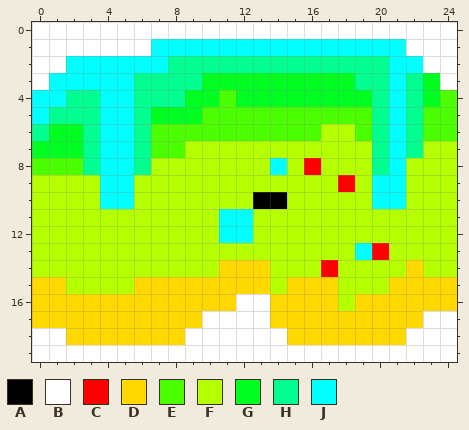
Two versions of one pixel-art sprite, Assets/Scripts/Common/Map Generator/NREM Stage 2.png. The first picture shows the starting point.
The file is 25x20 pixels.
Palette (. is transparent): A #000000  B #ffffff  C #ff0000  D #ffd800  E #4cff00  F #b6ff00  G #00ff21  H #00ff90  J #00ffff
Pixels before, first column x 0:
 0 BBBBBBBBBBBBBBBBBBBBBBBBB
 1 BBBBBBBJJJJJJJJJJJJJJJBBB
 2 BBJJJJJJHHHHHHHHHHHHHJJBB
 3 BJJJJJHHHHGGGGGGGGGHHJHGB
 4 JJHHJJHHHGGEGGGGGGGGHJHGE
 5 JHHHJJHGGGEEEEEEEEEEHJHEE
 6 HGGHJJHEEEEEEEEEEFFEHJHEE
 7 GGGHJJHEEFFFFFFFFFFFHJHFF
 8 EEEHJJHFFFFFFFJFCFFFHJFFF
 9 FFFFJJFFFFFFFFFFFFCFJJFFF
10 FFFFJJFFFFFFFAAFFFFFJJFFF
11 FFFFFFFFFFFJJFFFFFFFFFFFF
12 FFFFFFFFFFFJJFFFFFFFFFFFF
13 FFFFFFFFFFFFFFFFFFFJCFFFF
14 FFFFFFFFFFFDDDFFFCFFFFDFF
15 DDFFFFDDDDDDDDFDDDFFFDDDD
16 DDDDDDDDDDDDBBDDDDFDDDDDD
17 DDDDDDDDDDBBBBDDDDDDDDDBB
18 BBDDDDDDDBBBBBBDDDDDDDBBB
19 BBBBBBBBBBBBBBBBBBBBBBBBB
After:
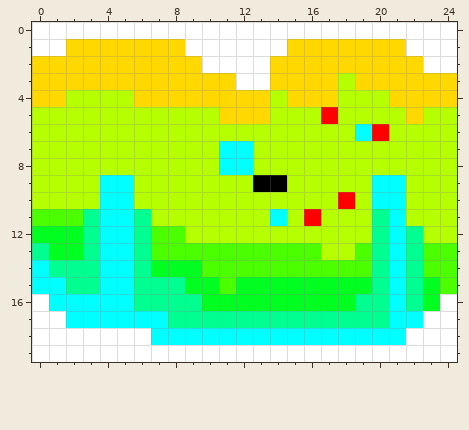
What changed:
Changed rows in their new state; - is an unchanged pixel.
first column x 0:
 1 --DDDDDDDBBBBBBDDDDDDD---
 2 DDDDDDDDDDBBBBDDDDDDDDD--
 3 DDDDDDDDDDDDBBDDDDFDDDDDD
 4 DDFFFFDDDDDDDDFDDDFFFDDDD
 5 FFFFFFFFFFFDDDFFFCFFFFDFF
 6 FFFFFFFFFFFFFFFFF--JCFFFF
 7 FFFFFFFFF--JJ-------FFF--
 8 FFFFFFF----JJ-F-F---FF---
 9 -------------AA---F------
10 -------------FF---C------
11 EEEHJJH----FF-J-C---HJ---
12 GGGHJJHEE--FF-------HJH--
13 HGGHJJHEEEEEEEEEE--EHJHEE
14 JHHHJJHGGGEEEEEEEEEEHJHEE
15 JJHHJJHHHGGEGGGGGGGGHJHGE
16 BJJJJJHHHHGGGGGGGGGHHJHGB
17 BBJJJJJJHHHHHHHHHHHHHJJ--
18 --BBBBBJJJJJJJJJJJJJJJ---
